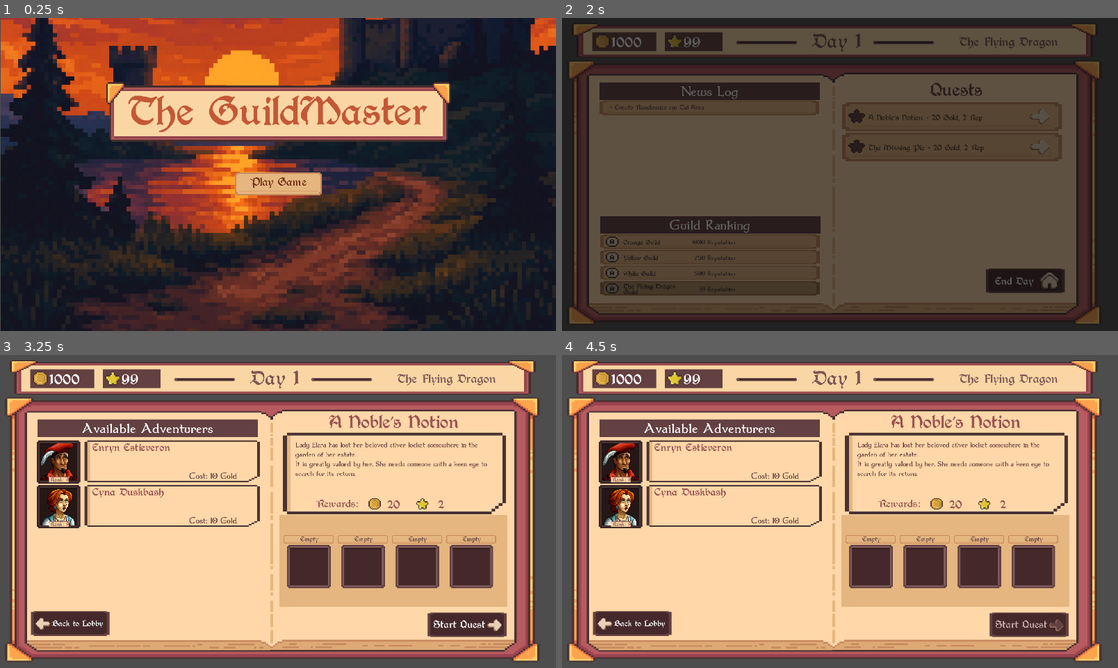
Above: before the commit, frames 1-4 (two rows, left to right).
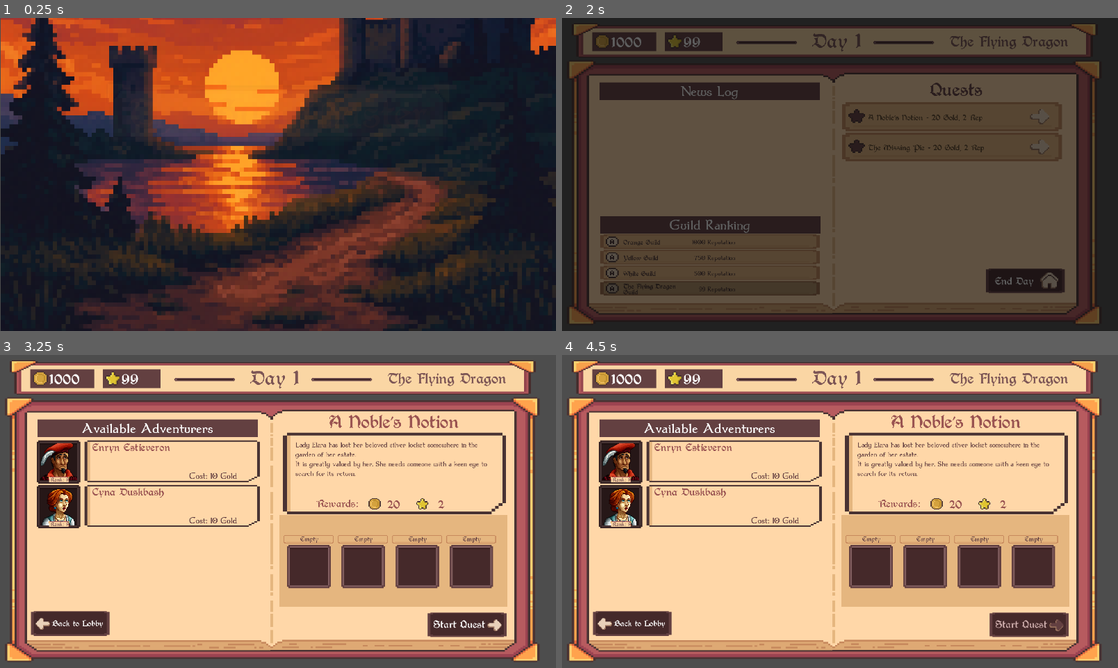
Above: after the commit, the same moments.

Repository: igoralves3/BrackeysGameJamIgorJoaoRodrigo
Game: Godot game, scene res://Scenes/BookPages/main_menu.tscn
Two runs of this game, one before a commit and one after it. Both use one fixed random seed, a clock stepped at 60 frames per second and the inputs below.
Inputs (mouse positions are in pixels of both pictures, inside the frame that each line leads up to):
- Up to frame 1 (0.25 s): no input
- Up to frame 2 (2 s): click "Play Game" at 0.5 s; click "Play Game" at 1.25 s
- Up to frame 3 (3.25 s): click (478, 455) at 2.02 s; click (478, 455) at 2.77 s
- Up to frame 4 (4.5 s): click "Start Quest" at 3.5 s; click "Start Quest" at 4.25 s

The runs differ from the first frame. In frame 1, 12% of the frame differs, in the area x 19-81%, y 20-57%; in frame 2, 0.6%; in frame 3, 0.4%; in frame 4, 0.4%.

Commit message:
added newsevents and rival guilds ranking

Diff:
--- a/bragamejam2025.2_guildmaster/Scenes/BookPages/guild_lobby.tscn
+++ b/bragamejam2025.2_guildmaster/Scenes/BookPages/guild_lobby.tscn
@@ -130,6 +130,7 @@
 size_flags_vertical = 3
 
 [node name="NewsLog" parent="LeftPage_BG/NewsLogLabel/ScrollContainer/VBoxContainer" instance=ExtResource("7_tkfya")]
+custom_minimum_size = Vector2(0, 100)
 layout_mode = 2
 
 [node name="RankingLabel" type="NinePatchRect" parent="LeftPage_BG"]
--- a/bragamejam2025.2_guildmaster/Scenes/BookPages/main_menu.tscn
+++ b/bragamejam2025.2_guildmaster/Scenes/BookPages/main_menu.tscn
@@ -6,7 +6,7 @@
 [ext_resource type="Script" uid="uid://ccocmh3nyq4pb" path="res://Scripts/bgscrollscript.gd" id="4_17uig"]
 [ext_resource type="FontFile" uid="uid://b1s1rbc2pq2bd" path="res://Resources/Fonts/Berry Rotunda.ttf" id="4_n4fnu"]
 [ext_resource type="Texture2D" uid="uid://b6xdjhwggsd7a" path="res://Resources/Sprites/UI_TravelBook_Spritesheet01a.png" id="5_6itu3"]
-[ext_resource type="Texture2D" uid="uid://bmalybikwu6en" path="res://Resources/Sprites/UI_TravelBook_FrameSelect01b.png" id="7_n4fnu"]
+[ext_resource type="Texture2D" uid="uid://dqaa4end3as5n" path="res://Resources/Sprites/UI_TravelBook_Frame01a.png" id="7_6itu3"]
 
 [node name="MainMenu" type="Control"]
 layout_mode = 3
@@ -35,6 +35,7 @@
 script = ExtResource("4_17uig")
 
 [node name="MainMenuContainer" type="HBoxContainer" parent="."]
+modulate = Color(1, 1, 1, 0)
 layout_mode = 0
 offset_right = 1919.0
 offset_bottom = 1079.0
@@ -57,9 +58,9 @@
 self_modulate = Color(0.76544, 0.345707, 0.211681, 1)
 layout_mode = 2
 offset_left = 59.0
-offset_top = 64.0
+offset_top = 74.0
 offset_right = 1142.0
-offset_bottom = 179.0
+offset_bottom = 189.0
 theme_override_fonts/font = ExtResource("4_n4fnu")
 theme_override_font_sizes/font_size = 100
 text = "The GuildMaster"
@@ -67,7 +68,7 @@
 vertical_alignment = 2
 
 [node name="MarginContainer" type="MarginContainer" parent="MainMenuContainer/MainMenuVBoxContainer"]
-custom_minimum_size = Vector2(50, 90)
+custom_minimum_size = Vector2(50, 150)
 layout_mode = 2
 
 [node name="PlayButtonContainer" type="HBoxContainer" parent="MainMenuContainer/MainMenuVBoxContainer"]
@@ -77,28 +78,33 @@
 [node name="PlayGameButton" type="TextureButton" parent="MainMenuContainer/MainMenuVBoxContainer/PlayButtonContainer"]
 custom_minimum_size = Vector2(300, 80)
 layout_mode = 2
-texture_normal = ExtResource("7_n4fnu")
+texture_normal = ExtResource("7_6itu3")
 stretch_mode = 0
 
 [node name="Label" type="Label" parent="MainMenuContainer/MainMenuVBoxContainer/PlayButtonContainer/PlayGameButton"]
-self_modulate = Color(0.447256, 0.180678, 0.0949587, 1)
+self_modulate = Color(0.581726, 0.245728, 0.137927, 1)
 layout_mode = 0
-offset_right = 300.0
-offset_bottom = 80.0
+offset_top = 8.0
+offset_right = 295.0
+offset_bottom = 83.0
 theme_override_fonts/font = ExtResource("4_n4fnu")
-theme_override_font_sizes/font_size = 28
+theme_override_font_sizes/font_size = 35
 text = "Play Game"
 horizontal_alignment = 1
 vertical_alignment = 1
 
 [node name="OptionsContainer" type="HBoxContainer" parent="."]
 visible = false
+layout_mode = 0
 offset_right = 40.0
 offset_bottom = 40.0
 
 [node name="CreditsContainer" type="HBoxContainer" parent="."]
 visible = false
+layout_mode = 0
 offset_right = 40.0
 offset_bottom = 40.0
 
+[connection signal="mouse_entered" from="MainMenuContainer/MainMenuVBoxContainer/PlayButtonContainer/PlayGameButton" to="." method="_on_play_game_button_mouse_entered"]
+[connection signal="mouse_exited" from="MainMenuContainer/MainMenuVBoxContainer/PlayButtonContainer/PlayGameButton" to="." method="_on_play_game_button_mouse_exited"]
 [connection signal="pressed" from="MainMenuContainer/MainMenuVBoxContainer/PlayButtonContainer/PlayGameButton" to="." method="_on_play_game_button_pressed"]
--- a/bragamejam2025.2_guildmaster/Scenes/news_log.tscn
+++ b/bragamejam2025.2_guildmaster/Scenes/news_log.tscn
@@ -5,19 +5,20 @@
 [ext_resource type="Script" uid="uid://cl6e8wvt0jbcn" path="res://Scripts/news_log.gd" id="2_m6vkc"]
 
 [node name="NewsLog" type="TextureRect"]
-custom_minimum_size = Vector2(0, 50)
-offset_right = 490.0
-offset_bottom = 50.0
+custom_minimum_size = Vector2(0, 100)
+offset_right = 521.0
+offset_bottom = 72.0
 texture = ExtResource("1_oak6u")
 script = ExtResource("2_m6vkc")
 
 [node name="LogLabel" type="Label" parent="."]
 self_modulate = Color(0.388235, 0.25098, 0.254902, 1)
+custom_minimum_size = Vector2(0, 60)
 layout_mode = 0
-offset_left = 27.0
-offset_top = 18.0
-offset_right = 784.0
-offset_bottom = 46.0
+offset_left = 21.0
+offset_top = 24.0
+offset_right = 501.0
+offset_bottom = 84.0
 theme_override_fonts/font = ExtResource("2_1sjt5")
-text = " - Evento Randomico em Tal Area"
+text = " - Evento Randomico em Tal Area Evento Randomico em Tal Area Evento Randomico em Tal Area Evento Randomico em Tal Area"
 autowrap_mode = 2
--- a/bragamejam2025.2_guildmaster/Scenes/resources_info_bar.tscn
+++ b/bragamejam2025.2_guildmaster/Scenes/resources_info_bar.tscn
@@ -101,13 +101,14 @@
 
 [node name="GuildNameLabel" type="Label" parent="."]
 modulate = Color(0.485661, 0.33156, 0.331263, 1)
-offset_left = 1257.0
-offset_top = 39.0
-offset_right = 1779.0
-offset_bottom = 108.0
+layout_mode = 0
+offset_left = 1300.0
+offset_top = 36.0
+offset_right = 1740.0
+offset_bottom = 113.0
 theme_override_fonts/font = ExtResource("4_m27y4")
-theme_override_font_sizes/font_size = 30
-text = "The Flying Dragon Test Test Test Test Test "
+theme_override_font_sizes/font_size = 36
+text = "The Flying Dragon "
 horizontal_alignment = 1
 vertical_alignment = 1
 autowrap_mode = 2
--- a/bragamejam2025.2_guildmaster/Scenes/scene_transition.tscn
+++ b/bragamejam2025.2_guildmaster/Scenes/scene_transition.tscn
@@ -3,6 +3,21 @@
 [ext_resource type="Script" uid="uid://d0nojrk4qp7ef" path="res://Scripts/Singletons/scene_transition.gd" id="1_crfs3"]
 [ext_resource type="Texture2D" uid="uid://0vq6dm5scg0w" path="res://Resources/BGs/IMG_5239.png" id="2_8sxkv"]
 [ext_resource type="Script" uid="uid://ccocmh3nyq4pb" path="res://Scripts/bgscrollscript.gd" id="3_sd3nk"]
+
+[sub_resource type="Animation" id="Animation_4k12m"]
+length = 0.001
+tracks/0/type = "value"
+tracks/0/imported = false
+tracks/0/enabled = true
+tracks/0/path = NodePath(".:self_modulate")
+tracks/0/interp = 1
+tracks/0/loop_wrap = true
+tracks/0/keys = {
+"times": PackedFloat32Array(0),
+"transitions": PackedFloat32Array(1),
+"update": 0,
+"values": [Color(1, 1, 1, 0)]
+}
 
 [sub_resource type="Animation" id="Animation_6nemr"]
 resource_name = "fade_in"
@@ -17,21 +32,6 @@
 "transitions": PackedFloat32Array(1, 1),
 "update": 0,
 "values": [Color(1, 1, 1, 0), Color(1, 1, 1, 1)]
-}
-
-[sub_resource type="Animation" id="Animation_4k12m"]
-length = 0.001
-tracks/0/type = "value"
-tracks/0/imported = false
-tracks/0/enabled = true
-tracks/0/path = NodePath(".:self_modulate")
-tracks/0/interp = 1
-tracks/0/loop_wrap = true
-tracks/0/keys = {
-"times": PackedFloat32Array(0),
-"transitions": PackedFloat32Array(1),
-"update": 0,
-"values": [Color(1, 1, 1, 0)]
 }
 
 [sub_resource type="Animation" id="Animation_8sxkv"]
--- a/bragamejam2025.2_guildmaster/Scripts/Classes/adventurer.gd
+++ b/bragamejam2025.2_guildmaster/Scripts/Classes/adventurer.gd
@@ -36,31 +36,41 @@
 	return 1000
 
 ## adc reputation que funciona como experiencia retorna true se upou
-func addReptutation(rep) -> bool:
+func addReputationAdv(rep) -> bool:
+	var rankedup = false
 	reputation = reputation + rep
 	match rank:
 		"F":
 			if reputation > 100:
 				rank = "E"
-				return true
+				rankedup = true
 		"E":
 			if reputation > 500:
 				rank = "D"
-				return true
+				rankedup = true
 		"D":
 			if reputation > 1500:
 				rank = "C"
-				return true
+				rankedup = true
 		"C":
 			if reputation > 4000:
 				rank = "B"
-				return true
+				rankedup = true
 		"B":
 			if reputation > 9000:
 				rank = "A"
-				return true
+				rankedup = true
 
-	return false
+	if rankedup:
+		# adding event to current events
+		const ne = preload("res://Scripts/Classes/event.gd")
+		var auxnewE = ne.new()
+		auxnewE.setEvent("Adventurer RankUp",Globals.guildName,adv_name,"")
+		Globals.currentEvents.append(auxnewE)
+
+		return true
+	else:
+		return false
 
 func setAdventurer(advn,advs,advr):
 	adv_name = advn
--- /dev/null
+++ b/bragamejam2025.2_guildmaster/Scripts/Classes/event.gd
@@ -0,0 +1,50 @@
+class_name event extends Node
+
+var eventType = "DefaultEvent"
+
+var aux1 = ""
+var aux2 = ""
+var aux3 = ""
+
+var eventDesc = ""
+
+func setEvent(eventT,a1,a2,a3):
+	eventType = eventT
+	aux1 = a1
+	aux2 = a2
+	aux3 = a3
+
+	setDesc(eventType)
+
+func setDesc(eventType):
+	match eventType:
+		## guild ranks up
+		## USAGE : var1 = GUILDNAME, var2 = GUILDTIER
+		"Guild RankUp":
+			eventDesc = "Congratulations to The " + aux1 + " for reachin the " + aux2 + " Tier"
+
+
+		## great quest completed
+		## USAGE : var1 = GUILDNAME, var2 = custom text for specified quest ex: giant spiders quest - defeating the eight legged manace!
+		"Quest Completed":
+			eventDesc = "Congratulations to The " + aux1 + " for  " + aux2
+
+
+		## great quest failed
+		## USAGE : var1 = GUILDNAME, var2 = custom text for specified quest ex: giant spiders quest - perished in the webs of fate!
+		"Quest Failed":
+			eventDesc = "Unfortunately the party sent by the " + aux1 + aux2
+
+
+		## great quest failed
+		## USAGE : var1 = GUILDNAME, var2 = ADV_DEAD_NAME
+		"Adventurer Death":
+			eventDesc = "Unfortunately the party sent by the " + aux1 +" came back with losses "+ aux2 + " perished"
+
+		## great quest failed
+		## USAGE : var1 = GUILDNAME, var2 = ADV_RANKUP_NAME
+		"Adventurer RankUp":
+			eventDesc = "Congratulations the party sent by the " + aux1 +" foght and won "+ aux2 + " became Stronger"
+
+		"Custom Event":
+			eventDesc = aux1
--- a/bragamejam2025.2_guildmaster/Scripts/Singletons/Globals.gd
+++ b/bragamejam2025.2_guildmaster/Scripts/Singletons/Globals.gd
@@ -9,6 +9,7 @@
 var questAux = null
 ## usado apenas temporariamente
 var partyNow: Array[adventurer]
+var repEarnedThisRound = 0
 
 
 var guildName = "The Flying Dragon"
@@ -24,6 +25,8 @@
 var availbleAdventurers: Array[adventurer]
 var availbleAdventurersMaxLimit = 5
 
+var currentEvents: Array[event]
+
 var totalgold = 1000
 var totalrep = 99
 var day = 1
@@ -32,10 +35,11 @@
 
 
 ## usado para adicionar reputção no final do dia, retorna true se upou agora (para fins de popups e triggar animaçoes)
-func addReputation(rep) -> bool:
+func addReputationGuild(rep) -> bool:
 	totalrep = totalrep + rep
+	updateRivalGuildsRep()
+
 	match tierGuild:
-
 		"Unlicenced":
 			if totalrep > 100:
 				tierGuild = "Iron"
@@ -81,10 +85,26 @@
 
 	return false
 
+func updateRivalGuildsRep():
+
+	var high_rate = randf_range(0.80, 1.00)
+	var mid_rate = randf_range(0.40, 0.70)
+	var slow_rate = randf_range(0.05, 0.45)
+
+	var variation = repEarnedThisRound * high_rate
+	rivalGuilds_dict["White"] = int(rivalGuilds_dict["White"] + variation)
+
+	var variation2 = repEarnedThisRound * mid_rate
+	rivalGuilds_dict["Yellow"] = int(rivalGuilds_dict["Yellow"] + variation2)
+
+	var variation3 = repEarnedThisRound * slow_rate
+	rivalGuilds_dict["Orange"] = int(rivalGuilds_dict["Orange"] + variation3)
+
 func startActiveQuest():
 	onGoingQuests.append(questAux)
 	questAux.onGoing = true
 	questAux = null
+
 
 # auxiliar functions to add and remove adventurers from party selection
 func addParty(adv: adventurer):
--- a/bragamejam2025.2_guildmaster/Scripts/Singletons/Spawner.gd
+++ b/bragamejam2025.2_guildmaster/Scripts/Singletons/Spawner.gd
@@ -461,7 +461,3 @@
 		auxnewa.setAdventurer(characterName,"female",newAdvRank)
 
 	return auxnewa
-
-
-func spawnNewEvent():
-	pass
--- a/bragamejam2025.2_guildmaster/Scripts/end_of_day.gd
+++ b/bragamejam2025.2_guildmaster/Scripts/end_of_day.gd
@@ -24,7 +24,7 @@
 	clearViews()
 	## pegar todas as quests ativas e resolver elas
 	for activeQuest in Globals.onGoingQuests:
-		print("spawn quest ending")
+		#print("spawn quest ending")
 		resolveQuest(activeQuest)
 
 		## populate summaries
@@ -154,11 +154,22 @@
 
 		## player death, remove from arrays
 		if adv.isAvaible == false:
+
+			## adding event to current events
+			const ne = preload("res://Scripts/Classes/event.gd")
+			var auxnewE = ne.new()
+			auxnewE.setEvent("Adventurer Death",Globals.guildName,adv.adv_name,"")
+			Globals.currentEvents.append(auxnewE)
+
 			print("adventurer DEATH: " + adv.adv_name)
 			q.advDead.append(adv)
 			Globals.killAdv(adv)
 			if q.questAdventurers.has(adv):
 				q.questAdventurers.erase(adv)
+
+		## adv alive calculate exp
+		else:
+			adv.addReputationAdv(q.finalRep)
 
 ## calculo sucesso da quest
 func questSuccessCalculation(q: quest):
@@ -179,13 +190,20 @@
 		"VERY UNLIKELY":
 			probability = randi_range(5, 19)
 
-	print("quest diceroll: " + str(diceRoll))
-	print("quest probability: " + str(probability))
+	#print("quest diceroll: " + str(diceRoll))
+	#print("quest probability: " + str(probability))
 
 	if diceRoll <= probability:
 		#Vitoria
-		print("quest Success!")
+		#print("quest Success!")
 		q.success = true
+
+		const ne = preload("res://Scripts/Classes/event.gd")
+		var auxnewE = ne.new()
+		auxnewE.setEvent("Quest Completed",Globals.guildName,"Completing the Quest",q)
+		Globals.currentEvents.append(auxnewE)
+
+
 		## calculate gold and rep earned
 		endDayGoldEarned = endDayGoldEarned + q.finalGold
 		endDayRepEarned = endDayRepEarned + q.finalRep
@@ -194,6 +212,13 @@
 		print("quest FAILED!")
 		q.success = false
 		q.finalGold = 0
+
+		const ne = preload("res://Scripts/Classes/event.gd")
+		var auxnewE = ne.new()
+		auxnewE.setEvent("Quest Failed",Globals.guildName,"Perished",q)
+		Globals.currentEvents.append(auxnewE)
+
+
 		## calculate losses
 		endDayRepEarned = endDayRepEarned - calculateRepLoss(q)
 
@@ -228,16 +253,26 @@
 		c2.queue_free()
 
 func _on_back_to_lobby_button_pressed() -> void:
+
+	SceneTransition.transition()
+	await SceneTransition.on_transition_finished
 	get_tree().get_root().get_node("Main").changeBookPage("lobby")
 	SoundManager.pickButtonSFX(randi() % 3)
 
 	Globals.totalgold = Globals.totalgold + endDayGoldEarned
-
 	Globals.availableQuests.clear()
 
+	#print("rep earnedthisround: " + str(endDayRepEarned))
+	Globals.repEarnedThisRound = endDayRepEarned
 	## se retornar true upou agora
-	if Globals.addReputation(endDayRepEarned):
+	if Globals.addReputationGuild(endDayRepEarned):
 		print("Up Guild Tier: " + Globals.tierGuild)
+
+		const ne = preload("res://Scripts/Classes/event.gd")
+		var auxnewE = ne.new()
+		auxnewE.setEvent("Guild RankUp",Globals.guildName,Globals.tierGuild,"")
+		Globals.currentEvents.append(auxnewE)
+
 	## caso contrario nada acontece
 	else:
 		pass
--- a/bragamejam2025.2_guildmaster/Scripts/guild_lobby.gd
+++ b/bragamejam2025.2_guildmaster/Scripts/guild_lobby.gd
@@ -7,6 +7,7 @@
 
 var quest_label = preload("res://Scenes/quest_label.tscn")
 var rank_label = preload("res://Scenes/guild_ranking_label.tscn")
+var news_label = preload("res://Scenes/news_log.tscn")
 
 @onready var hold_timer = $RightPage_BG/EndDayButton/HoldTimer
 
@@ -29,22 +30,22 @@
 func _process(delta: float) -> void:
 	## dia MUDOU!!!
 	if(localdayaux!=Globals.day):
-		print("new day, settting up new quests and news")
+		#print("new day, settting up new quests and news")
 		localdayaux = Globals.day
 		setNewDay()
 		attGuildRanks()
 
 ## cria quests e news randomicas
 func setNewDay():
+	newDaySpawnNews()
 	newDaySpawnAdventurers()
-	newDaySpawnNews()
 	newDaySpawnQuests()
 
 func newDaySpawnAdventurers():
 	## se nao ta no limite cria novo aventureiro no array de aventureiros conhecidos
 	if Globals.knownAdventurersMaxLimit > Globals.knownAdventurers.size():
 		var auxnewa = Spawner.spawnNewAdventurer()
-		print("spawning new adventurer: " + auxnewa.adv_name)
+		#print("spawning new adventurer: " + auxnewa.adv_name)
 		#adc no globals o adv
 		Globals.knownAdventurers.append(auxnewa)
 
@@ -61,7 +62,17 @@
 
 # cria os eventos randomicos no começo do dia
 func newDaySpawnNews():
-	pass
+	#clear nas quests antigas antes de popular
+	var children = newslogContainer.get_children()
+	for c in children:
+		c.queue_free()
+
+
+	for e in Globals.currentEvents:
+		if e:
+			var newslabel = news_label.instantiate()
+			newslogContainer.add_child(newslabel)
+			newslabel.setLabel(e)
 
 func newDaySpawnQuests():
 
@@ -100,16 +111,20 @@
 
 	var n = randi_range(1,max_quests)
 	for i in range(0,n):
-		print("spawn quest")
 		var auxnewq = Spawner.spawnNewQuest()
-		if Globals.availableQuests.size()!=0:
-			for q in Globals.availableQuests:
-				if q.questname != auxnewq.questname:
-					Globals.availableQuests.append(auxnewq)
+		if checkQuestExists(auxnewq):
+			pass
 		else:
 			Globals.availableQuests.append(auxnewq)
 
 	attAvaibleQuestsDisplay()
+
+func checkQuestExists(q: quest) -> bool:
+	for gq in Globals.availableQuests:
+		if gq.questname == q.questname:
+			return true
+	return false
+
 
 
 func attAvaibleQuestsDisplay():
@@ -159,6 +174,9 @@
 
 func _on_hold_timer_timeout() -> void:
 	get_tree().get_root().get_node("Main").changeBookPage("endofday")
+	Globals.currentEvents.clear()
+	Globals.repEarnedThisRound = 0
+	Globals.availableQuests.clear()
 	SoundManager.pickButtonSFX(randi() % 3)
 
 
--- a/bragamejam2025.2_guildmaster/Scripts/main_menu.gd
+++ b/bragamejam2025.2_guildmaster/Scripts/main_menu.gd
@@ -1,9 +1,25 @@
 extends Control
 
 const scenetoLoad = preload("res://Scenes/Main.tscn")
+
+@onready var menuContainer = $MainMenuContainer
+
+func _process(delta: float) -> void:
+	while (menuContainer.modulate.a < 255):
+		menuContainer.modulate.a += 0.15 * delta
+		if get_tree():
+			await get_tree().create_timer(1).timeout
 
 func _on_play_game_button_pressed() -> void:
 	SceneTransition.transition()
 	SoundManager.pickButtonSFX(randi() % 3)
 	await SceneTransition.on_transition_finished
 	get_tree().change_scene_to_packed(scenetoLoad)
+
+
+func _on_play_game_button_mouse_entered() -> void:
+	$MainMenuContainer/MainMenuVBoxContainer/PlayButtonContainer/PlayGameButton/Label.self_modulate = Color("311006")
+
+
+func _on_play_game_button_mouse_exited() -> void:
+	$MainMenuContainer/MainMenuVBoxContainer/PlayButtonContainer/PlayGameButton/Label.self_modulate = Color("943f23")
--- a/bragamejam2025.2_guildmaster/Scripts/news_log.gd
+++ b/bragamejam2025.2_guildmaster/Scripts/news_log.gd
@@ -1 +1,7 @@
 extends TextureRect
+
+
+@onready var logLabel = $LogLabel
+
+func setLabel(e:event):
+	logLabel.text = "- " + e.eventDesc
Not shown, added: bragamejam2025.2_guildmaster/Scripts/Classes/event.gd.uid
